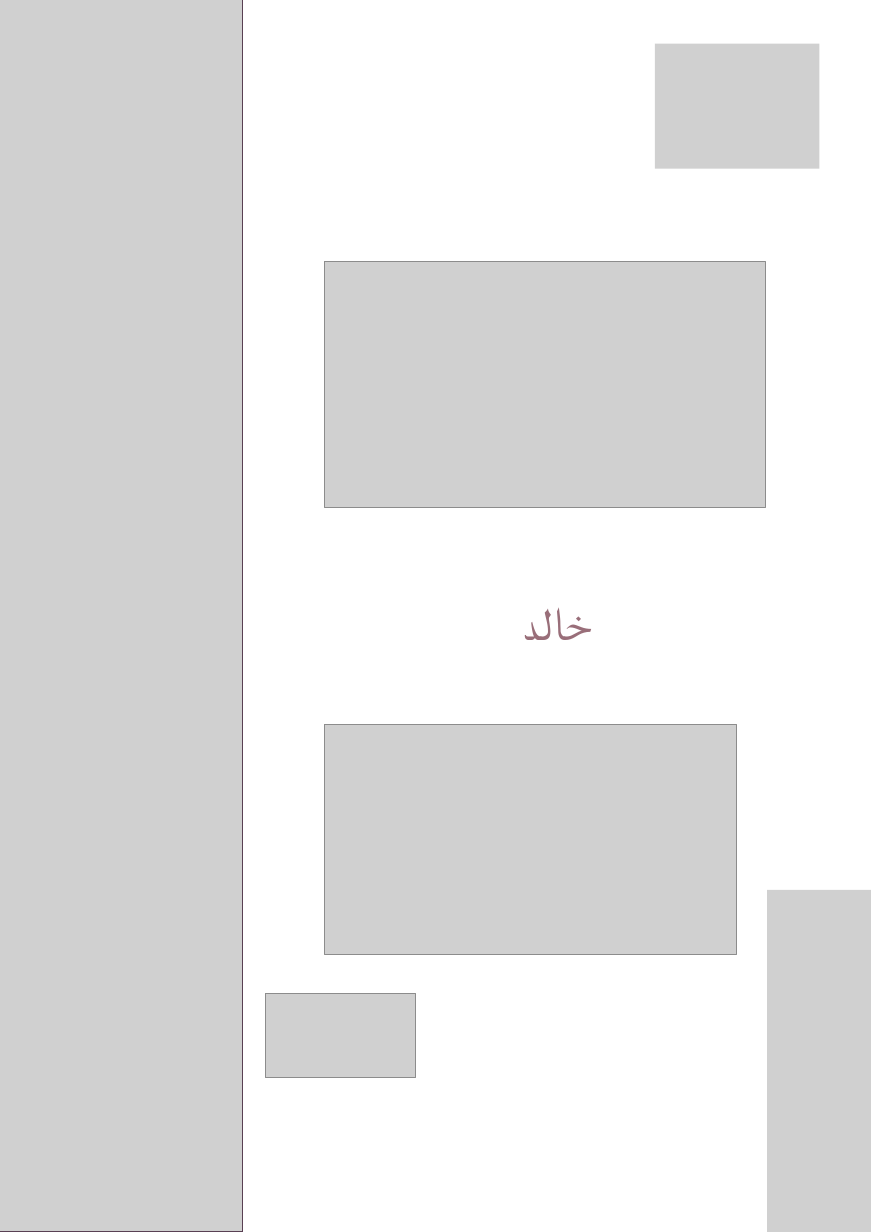
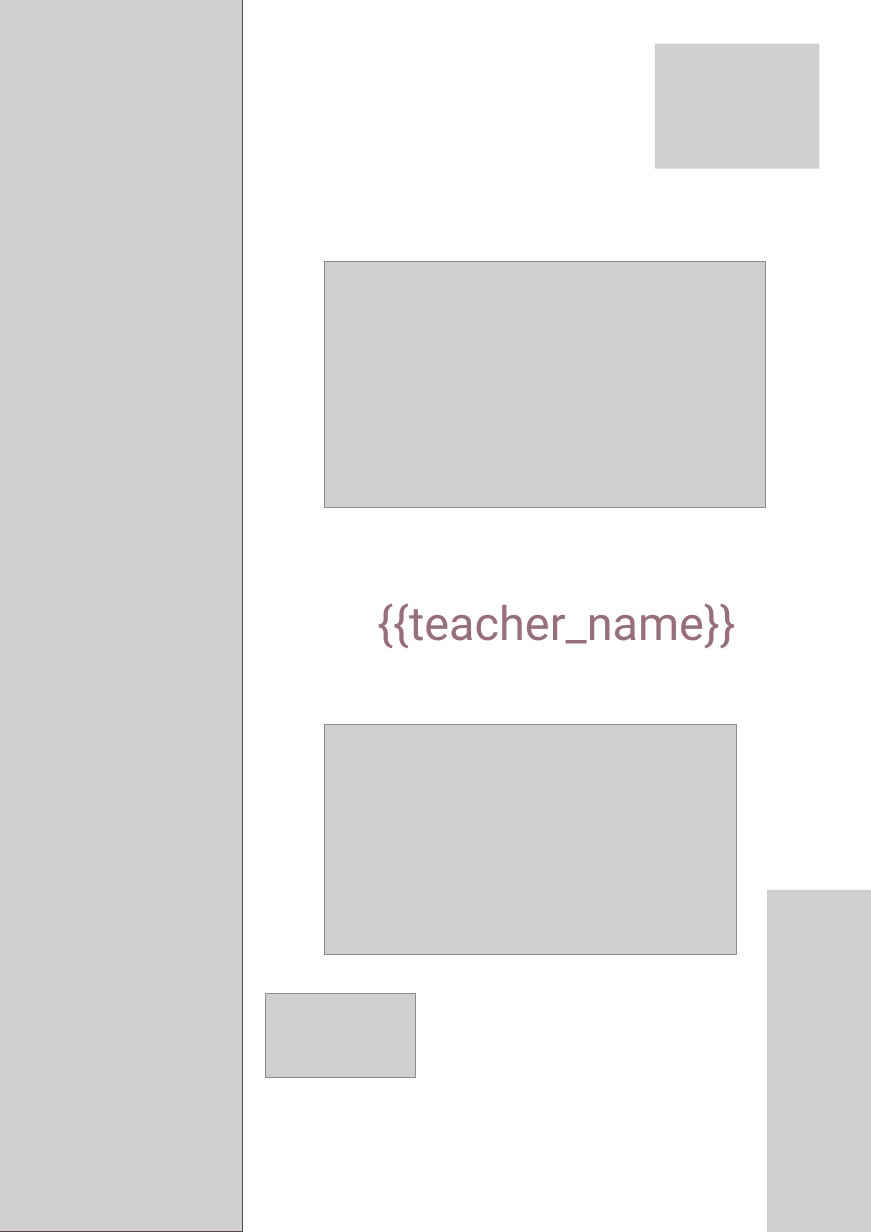
Before and after one commit to mknzh9795-netizen/shawahid-backend, a slide deck: slide 1 of templates/template.pptx. Drawn at 871x1232 pixels with LibreOffice and Linux fonts; fonts in the diff are those of the drawing; grey boxes stand for pictures; background and template pictures are left out. Boxes give left, top, right and bottom in pixels: in the first picture for what was removed or moved away, otherwise in the second. Text is boxed around its words. In the diff, an @@ line names an element or a change of style, - is before the commit and + after.

```diff
--- a/templates/template.pptx
+++ b/templates/template.pptx
@@ text at (x1=377, y1=603, x2=735, y2=648): text changed @@
-خالد
+{{teacher_name}}
```
Also in this commit, not shown: 4 other slides changed.
